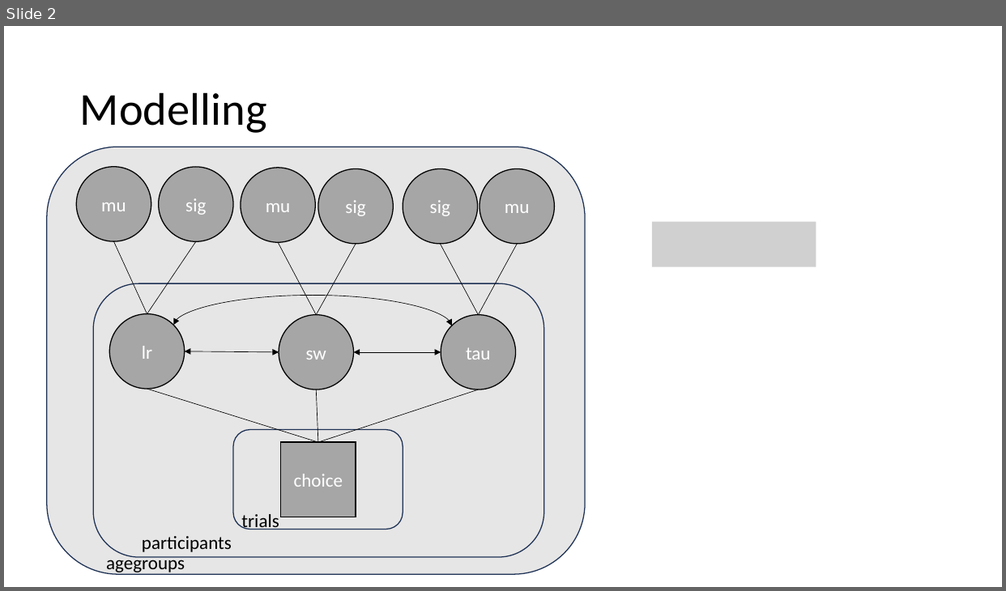
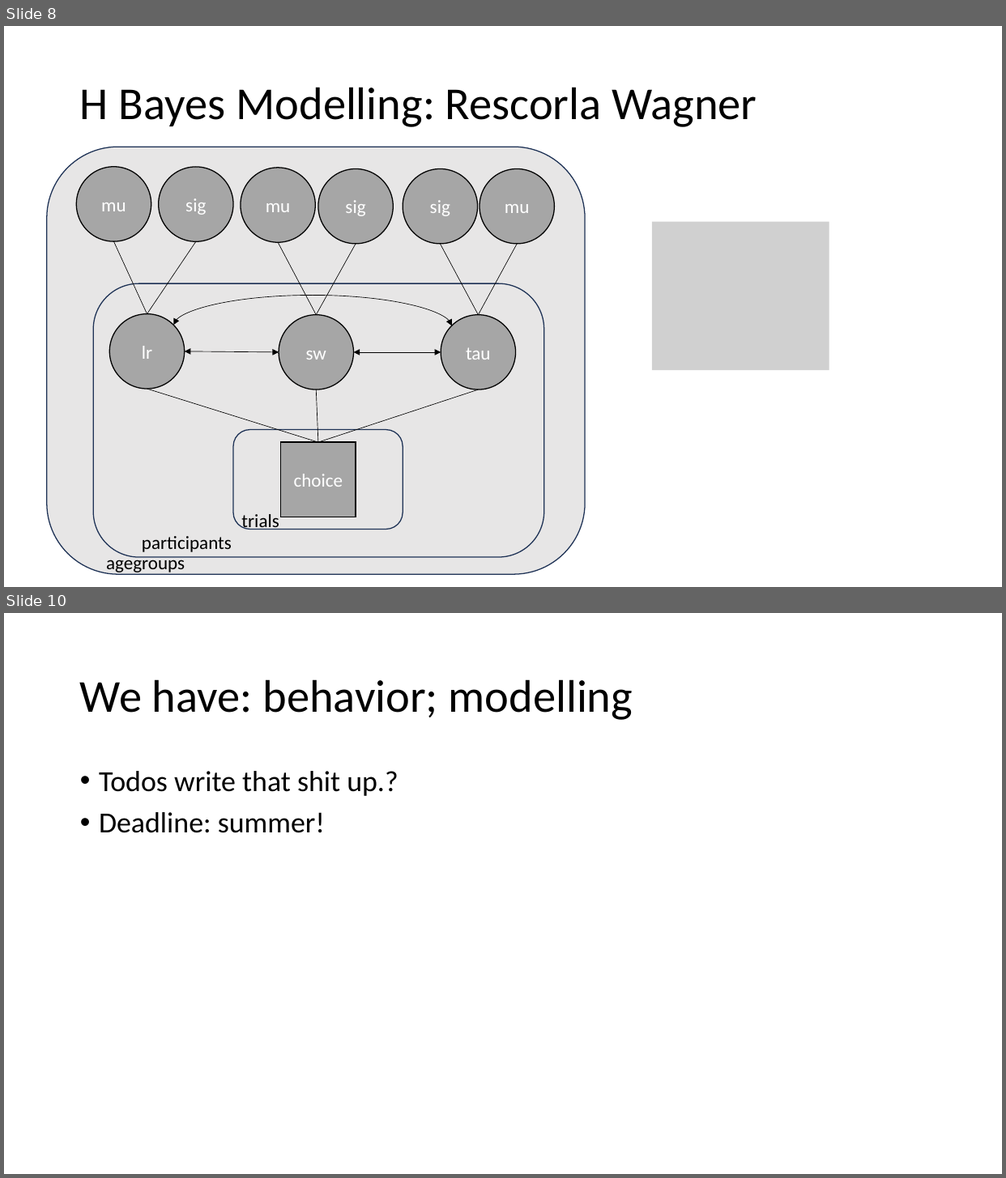
Before and after one commit to NomisCiri/social_explore_adolescents, a slide deck: Instructions/Presentation1.pptx. Shown one above the other, each under a label of ours: slide 2 before the commit, slides 8 and 10 after it; the slides between them are not shown. The pictures are 1006x591 and 1006x1178 pixels, drawn with LibreOffice and Linux fonts; fonts in the diff are those of the drawing; grey boxes stand for pictures. Boxes give left, top, right and bottom in pixels: in the first picture for what was removed or moved away, otherwise in the second. Text is boxed around its words. In the diff, an @@ line names an element or a change of style, - is before the commit and + after.

```diff
--- a/Instructions/Presentation1.pptx
+++ b/Instructions/Presentation1.pptx
@@ slide 10 added at box(4, 613, 1002, 1174), background #FFFFFF @@
@@ title added at box(80, 679, 633, 720), 44 pt, text #000000 @@
+We have: behavior; modelling
@@ text added at box(99, 771, 398, 833), 28 pt, text #000000 @@
+• Todos write that shit up.?
+• Deadline: summer!
@@ what was slide 2 is now slide 8 @@
@@ slide 8 changed as well @@
@@ title at box(80, 87, 756, 127): text changed @@
-Modelling
+H Bayes Modelling: Rescorla Wagner
@@ picture: place and size @@
-picture at box(652, 222, 816, 268)
+picture at box(652, 222, 829, 371)
```
Also in this commit, not shown: 9 other slides added, 1 slide removed, 7 other files.
